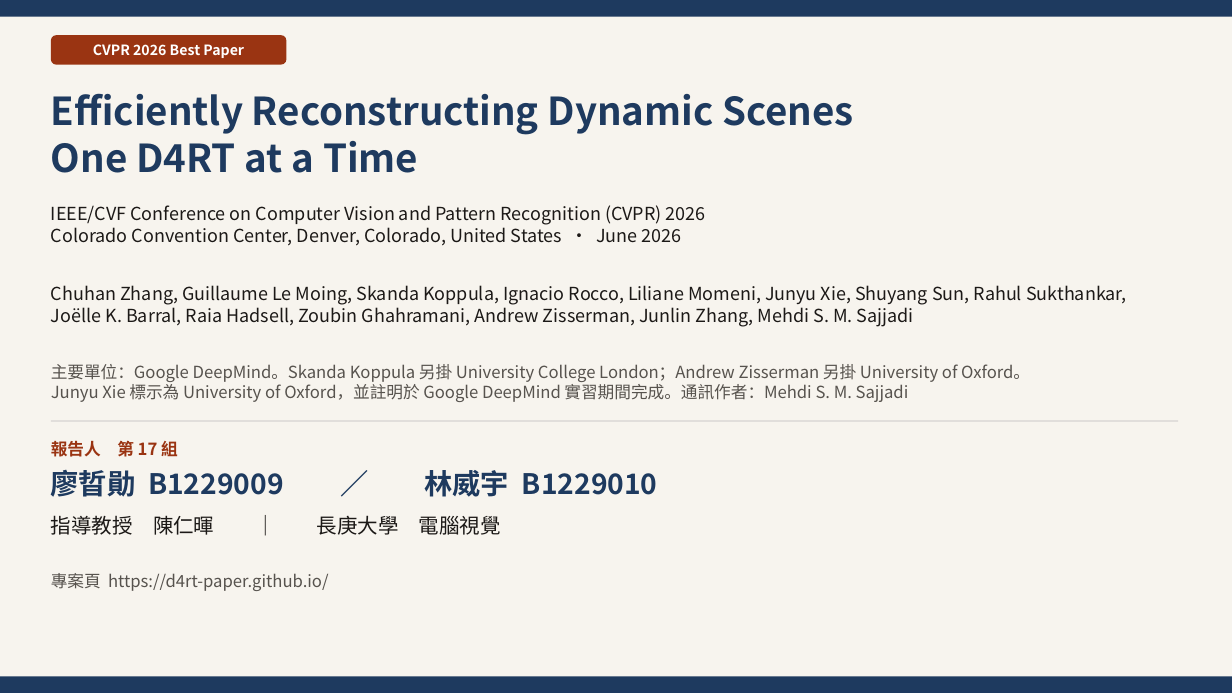
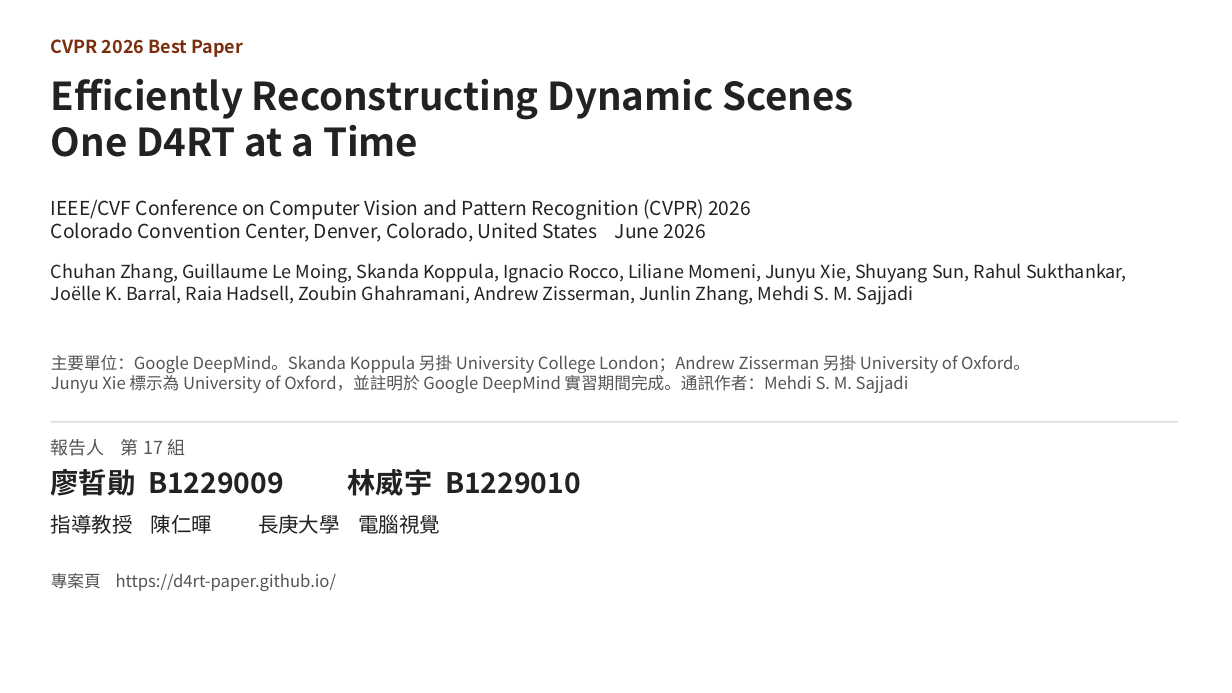
Before and after one commit to soymilk0211/cgu-cv-d4rt-presentation, a slide deck: slide 1 of D4RT_簡報.pptx. Drawn at 1232x693 pixels with LibreOffice and Linux fonts; fonts in the diff are those of the drawing. Boxes give left, top, right and bottom in pixels: in the first picture for what was removed or moved away, otherwise in the second. Text is boxed around its words. In the diff, an @@ line names an element or a change of style, - is before the commit and + after.

Commit message:
Revise slides and scripts for a plainer classroom tone
Shorter on-slide keywords, paper figures as the main content,
and a comparison of what is new versus prior methods, including
the cases D4RT does not win.

```diff
--- a/D4RT_簡報.pptx
+++ b/D4RT_簡報.pptx
@@ rectangle removed at box(0, 0, 1232, 693) @@
@@ rectangle removed at box(0, 0, 1232, 17) @@
@@ text "CVPR 2026 Best Paper" at box(51, 39, 243, 57): size 11 to 14 pt, text colour #FFFFFF to #7A2E0E; alignment centre to left; vertical alignment middle to top @@
@@ rounded rectangle removed at box(51, 35, 287, 65) @@
@@ text "Efficiently Reconstructing Dynamic Scenes" at box(51, 78, 854, 157): text colour #1E3A5F to #222222; vertical alignment middle to top @@
@@ text at box(51, 199, 751, 220): size 14 to 15 pt, text colour #1C1917 to #222222 in "IEEE/CVF Conference on Computer Vision and Pattern ..." @@
@@ text at box(51, 218, 706, 242): text changed; size 14 to 15 pt; text colour #1C1917 to #222222 @@
-Colorado Convention Center, Denver, Colorado, United States · June 2026
+Colorado Convention Center, Denver, Colorado, United States June 2026
@@ text "Chuhan Zhang, Guillaume Le Moing, ..." at box(51, 263, 1127, 305): text colour #1C1917 to #222222; vertical alignment middle to top @@
@@ text "主要單位：Google DeepMind。Skanda Koppula 另掛 University ..." at box(51, 355, 1030, 393): text colour #57534E to #555555; vertical alignment middle to top @@
@@ text "報告人 第 17 組" at box(51, 439, 185, 456): size 13 to 14 pt, text colour #9A3412 to #555555, bold off; vertical alignment middle to top @@
@@ rectangle at box(51, 421, 1178, 422): fill #D6D3D1 to #C8C8C8 @@
@@ text at box(51, 469, 581, 496): text changed; text colour #1E3A5F to #222222 @@
-廖晢勛 B1229009 ／ 林威宇 B1229010
+廖晢勛 B1229009 林威宇 B1229010
@@ vertical alignment middle to top in 3 elements at box(51, 199, 751, 242), box(51, 469, 581, 496), box(51, 514, 440, 534) @@
@@ text at box(51, 514, 440, 534): text changed; text colour #1C1917 to #222222 @@
-指導教授 陳仁暉 ｜ 長庚大學 電腦視覺
+指導教授 陳仁暉 長庚大學 電腦視覺
@@ text "專案頁 https://d4rt-paper.github.io/" at box(51, 573, 336, 591): text colour #57534E to #555555; vertical alignment middle to top @@
@@ rectangle removed at box(0, 677, 1232, 693) @@
```
Also in this commit, not shown: 12 other slides changed, 1 slide added, 1 slide removed, 4 other files.
